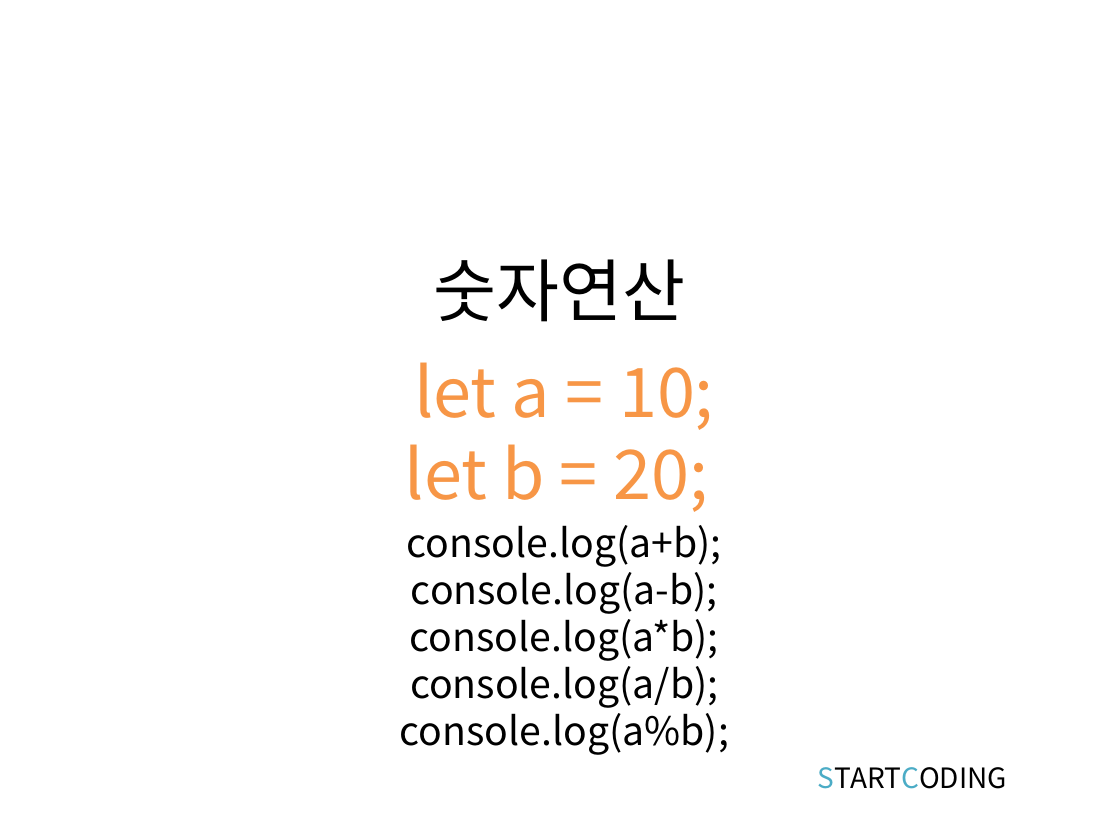
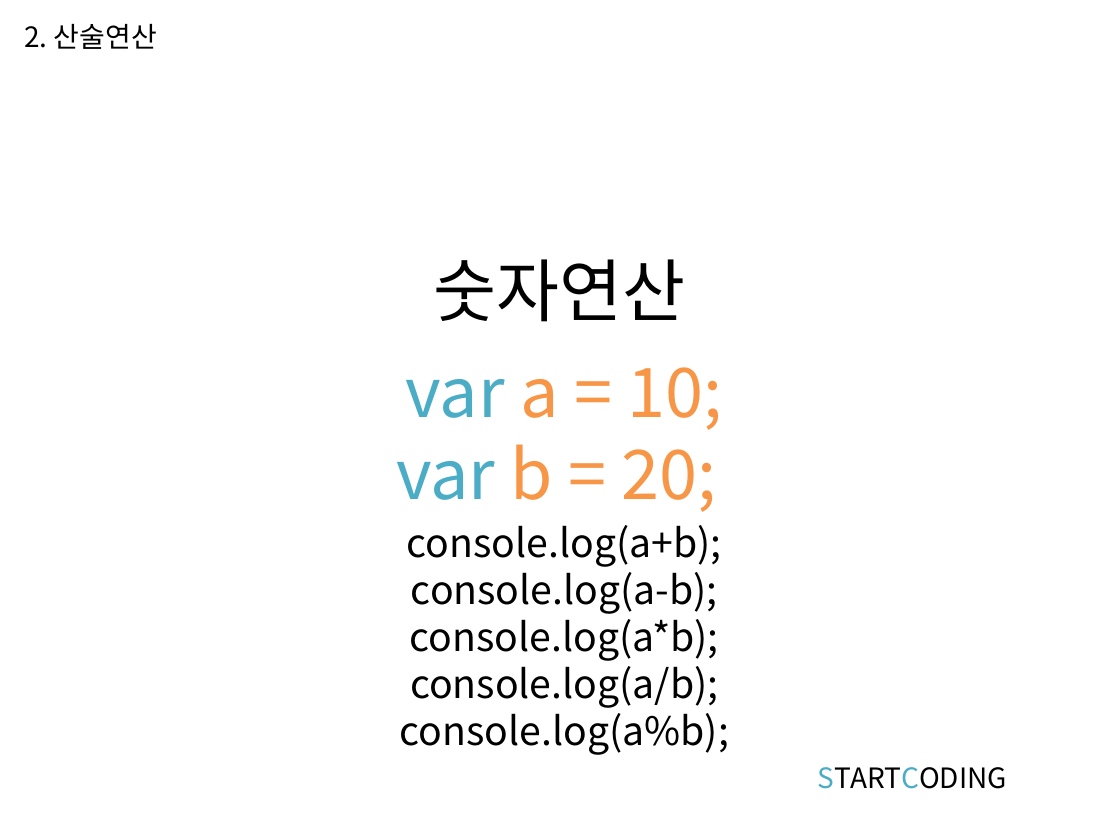
Before and after one commit to kwonkijun/web, a slide deck: slide 6 of 프론트엔드기초(PPT)/JAVASCRIPT 4강_연산과 연산자.pptx (slide 5 before the commit). Drawn at 1120x840 pixels with LibreOffice and Linux fonts; fonts in the diff are those of the drawing. Boxes give left, top, right and bottom in pixels: in the first picture for what was removed or moved away, otherwise in the second. Text is boxed around its words. In the diff, an @@ line names an element or a change of style, - is before the commit and + after.

```diff
--- a/프론트엔드기초(PPT)/JAVASCRIPT 4강_연산과 연산자.pptx
+++ b/프론트엔드기초(PPT)/JAVASCRIPT 4강_연산과 연산자.pptx
@@ text added at (x1=24, y1=24, x2=157, y2=49), 18 pt, text #000000 @@
+2. 산술연산
@@ text at (x1=396, y1=367, x2=723, y2=512): text changed @@
-let a = 10;
-let b = 20;
+var a = 10;
+var b = 20;
```
Also in this commit, not shown: 14 other slides changed, 1 slide added, 2 other files.
